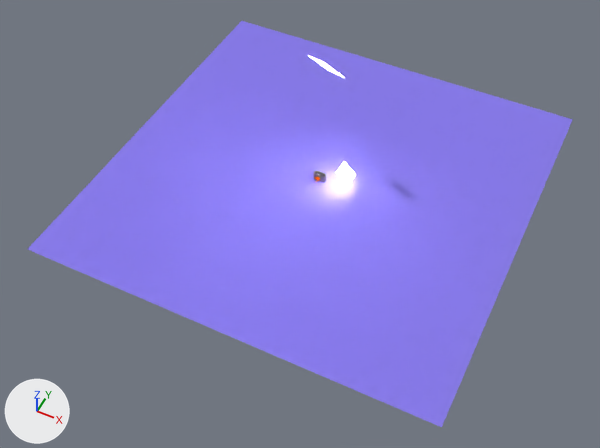
An edit to the Blender file art/bender/bender.blend, drawn before and after from the same camera.
Before and after are seen from a camera (50 mm lens) standing at (1793.0, -3910.0, 4287.0) and looking at (96.0, -516.0, 44.0). The axes (+X, +Y, +Z) are drawn at lower left. The lights are the same throughout.

Before the edit, the objects in view are built like this:
```python
me_26_007 = bpy.data.meshes.new('26.007')
me_26_007.from_pydata(...)  # 736 vertices, 1240 faces; spans x -13.6..13.6, y -13.6..13.6, z -5.0..5.0
me_cylinder = bpy.data.meshes.new('Cylinder')
me_cylinder.from_pydata(...)  # 200 vertices, 277 faces; spans x -2.23..2.28, y -1.0..1.0, z -1.0..1.0
me_cylinder.materials.append(mat_material_004)
me_plane_003 = bpy.data.meshes.new('Plane.003')
me_plane_003.from_pydata([(1.0, -1.0, 0.0), (-1.0, -1.0, 0.0), (1.0, 1.0, 0.0), (-1.0, 1.0, 0.0)], [], [(1, 0, 2, 3)])
me_plane_003.materials.append(mat_material_006)  # blue #887be7
ob_26_000 = bpy.data.objects.new('26.000', me_26_007)
ob_26_000.location = (-18.0, -30.0, 0.0)
ob_26_000.rotation_euler = (0.0, 0.0, -0.095)  # degrees (0, 0, -5.4)
ob_26_000.hide_viewport = True
ob_floor = bpy.data.objects.new('floor', me_plane_003)
ob_floor.location = (0.0, 0.0, -34.0)
ob_floor.scale = (1490.0, 1490.0, 2.97)
ob_goggles_pre_cut = bpy.data.objects.new('goggles.pre.cut', me_cylinder)
ob_goggles_pre_cut.location = (0.0, 0.0, 0.0)
ob_goggles_pre_cut.scale = (21.7, 21.7, 26.4)
```
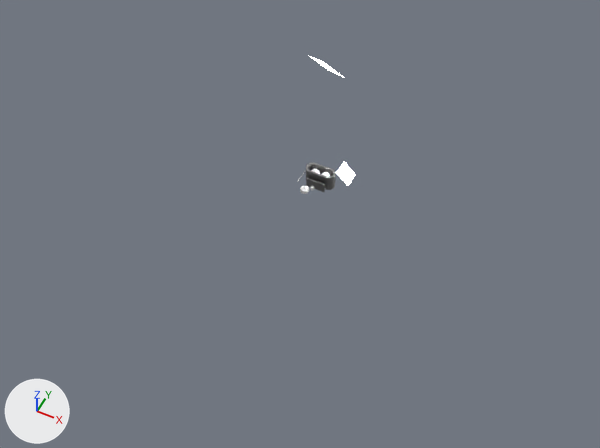
Boxes [x1, y1, x2, y2] around the edits, measured in the pictures (600 x 448 px):
'floor', hidden (blue)
    before: [28, 21, 573, 427]
'goggles.pre.cut.002', added
    after: [306, 163, 336, 192]
'goggles.pre.cut', hidden
    before: [314, 170, 326, 182]
'26.001', added
    after: [300, 186, 309, 194]

Edits to the bpy script that builds the scene:
```text
Add me_cylinder_014:
    me_cylinder_014.from_pydata(...)  # 611 vertices, 882 faces; spans x -2.23..2.28, y -1.58..1.0, z -1.0..1.0
    me_cylinder_014.materials.append(mat_material_004)
Change ob_goggles_pre_cut:
    ob_goggles_pre_cut.location: (0.0, 0.0, 0.0) -> (2.0, 6.0, -4.0)
    ob_goggles_pre_cut.scale: (21.7, 21.7, 26.4) -> (50.5, 50.5, 61.5)
    add ob_goggles_pre_cut.hide_viewport = True
Change ob_floor:
    add ob_floor.hide_viewport = True
Add ob_goggles_pre_cut_002:
    ob_goggles_pre_cut_002 = bpy.data.objects.new('goggles.pre.cut.002', me_cylinder_014)
    ob_goggles_pre_cut_002.location = (2.0, 6.0, -4.0)
    ob_goggles_pre_cut_002.scale = (50.5, 50.5, 61.5)
Add ob_26_001:
    ob_26_001 = bpy.data.objects.new('26.001', me_26_007.copy())  # the mesh of ob_26_000
    ob_26_001.location = (-42.0, -163.0, -7.0)
    ob_26_001.rotation_euler = (3.142, 0.0, 0.095)  # degrees (180, 0, 5.4)
    ob_26_001.scale = (2.33, 2.33, 2.33)
```
